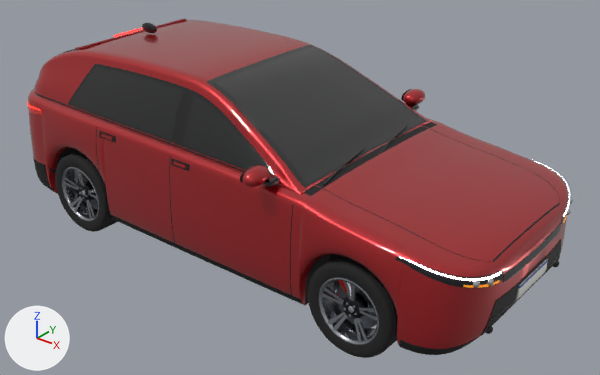
What one commit did to the glTF model models/carro.glb.
Before and after are seen from a 50 mm lens placed at (3.66, -4.3, 3.17), pointed at (0.2, 0.02, 0.49). Every picture has the same lights, and +X, +Y and +Z are marked at lower left. The first picture is the older version. Where no turn or scale is listed for an object, it has been applied to the vertices.

In view in the first picture: 'cabine', 'cabine_moldura_d', 'cabine_parabrisa', 'cabine_parabrisa_moldura', 'cabine_vidro_d_0', 'cabine_vidro_d_1', 'carroceria', 'carroceria_aerofolio', 'espelho_d', 'espelho_e', 'grade_inferior', 'maçaneta_d_0', 'maçaneta_d_1', 'pneu_DD', 'pneu_TD', 'roda_DD', 'roda_TD' and 27 more.
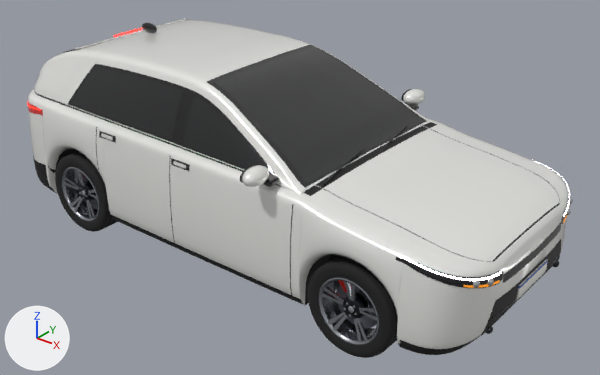
Changed parts and their boxes [x1, y1, x2, y2] in the pictures (600 x 375 px):
'carroceria', recoloured, surface changed (red to white)
    both: [28, 89, 569, 349]
'cabine', recoloured, surface changed (red to white)
    both: [34, 20, 432, 194]
'espelho_d', recoloured, surface changed (red to white)
    both: [242, 165, 269, 187]
'espelho_e', recoloured, surface changed (red to white)
    both: [403, 89, 425, 104]
'carroceria_aerofolio', recoloured, surface changed
    both: [75, 18, 186, 49]
'maçaneta_d_0', recoloured, surface changed
    both: [173, 161, 186, 169]
'maçaneta_d_1', recoloured, surface changed
    both: [101, 133, 113, 140]

What the commit changed:
Material 'Pintura' (mat_pintura) changes colour from red #b3121b to white #ecece8; in linear values from (0.451, 0.00605, 0.011) to (0.839, 0.839, 0.807).
In material 'Pintura' (mat_pintura), metallic goes from 0.55 to 0.12.
